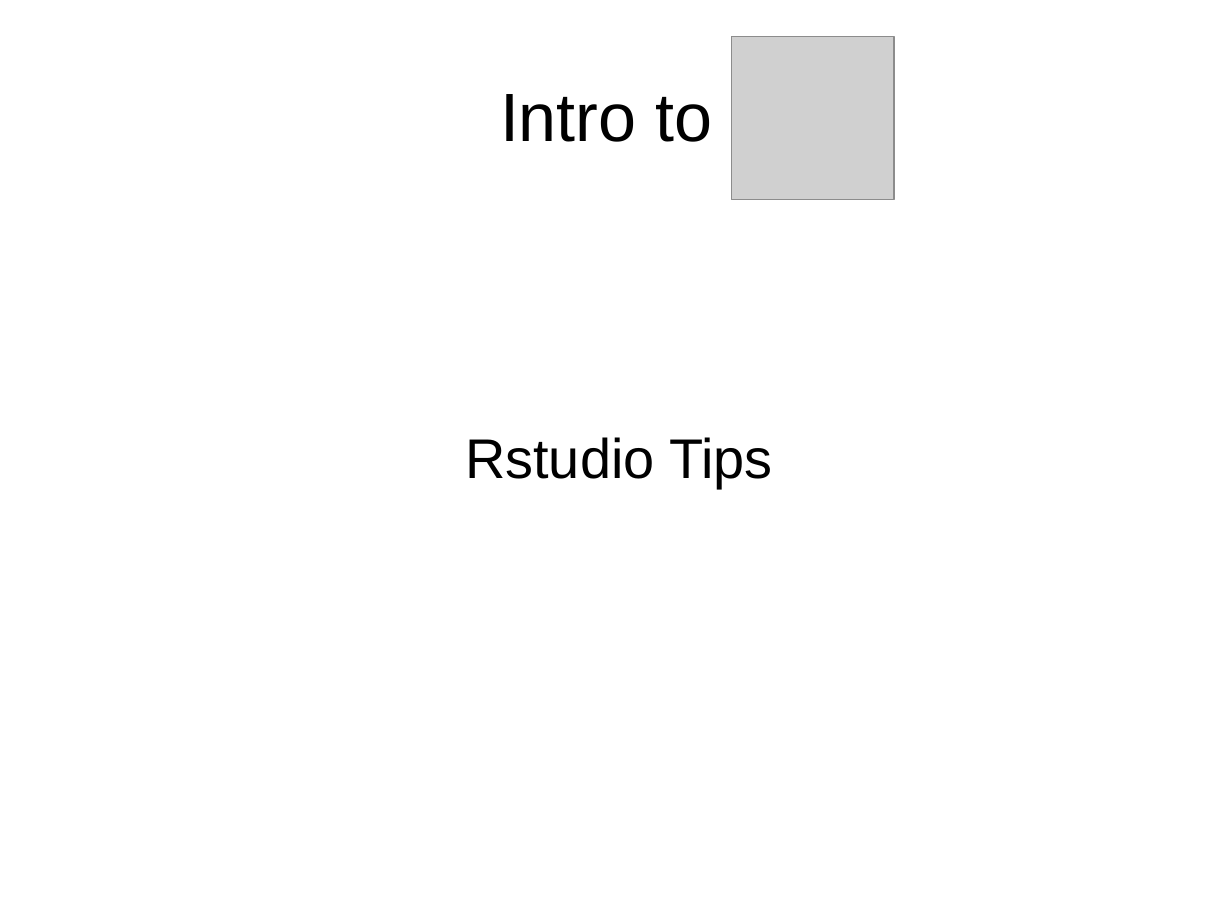
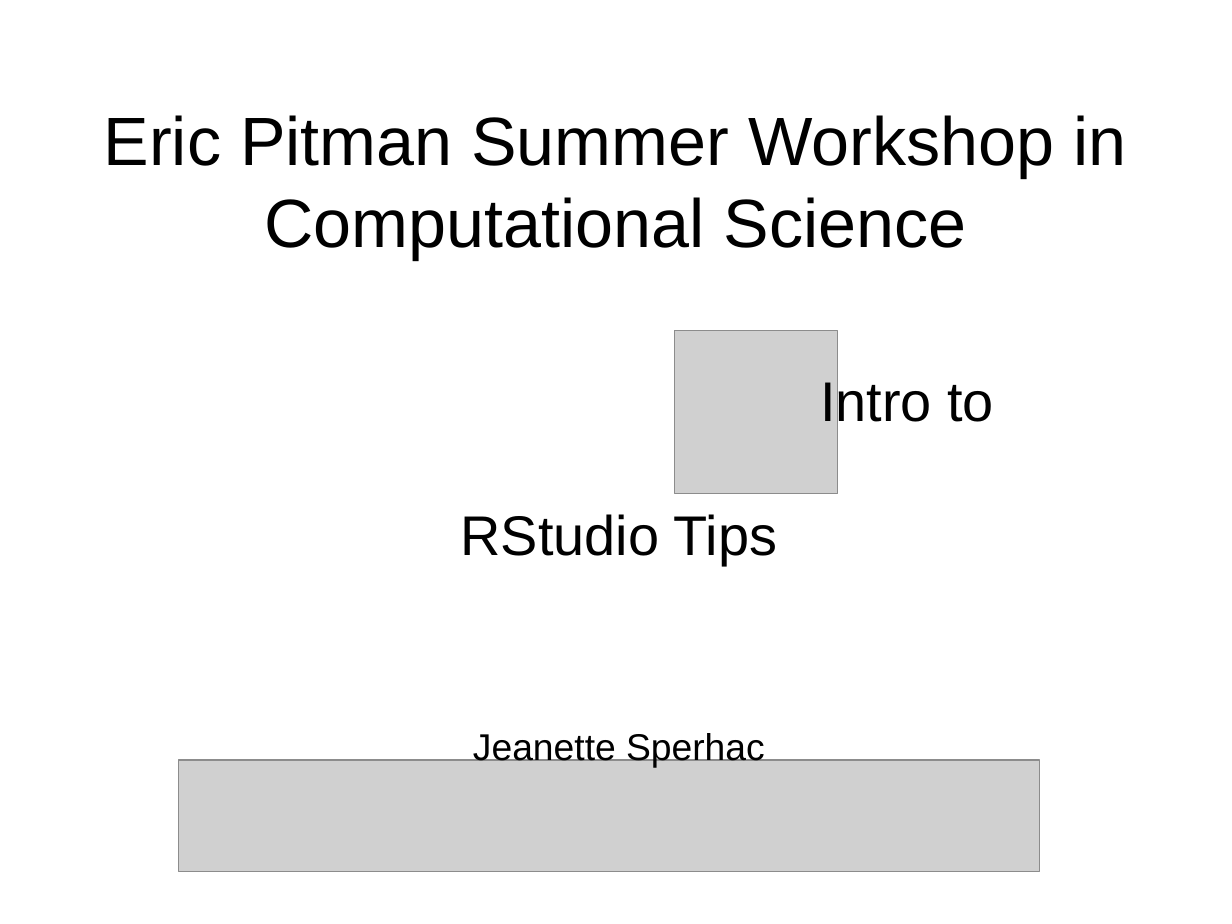
Before and after one commit to ubccr/hsws, a slide deck: slide 1 of slides/RStudio-basics.odp (slide 2 before the commit). Drawn at 1232x924 pixels with LibreOffice and Linux fonts; fonts in the diff are those of the drawing; grey boxes stand for pictures. Boxes give left, top, right and bottom in pixels: in the first picture for what was removed or moved away, otherwise in the second. Text is boxed around its words. In the diff, an @@ line names an element or a change of style, - is before the commit and + after.

Commit message:
Initial modifications for 2014 workshop materials

```diff
--- a/slides/RStudio-basics.odp
+++ b/slides/RStudio-basics.odp
@@ title added at (104,115,1126,260), 44 pt, text #000000 @@
+Eric Pitman Summer Workshop in Computational Science
@@ title removed at (500,94,712,142) @@
-Intro to
@@ picture: place and size @@
-picture at (731,37,894,200)
+picture at (675,331,838,494)
@@ text at (461,377,994,768): text changed @@
-Rstudio Tips
+Intro to
+RStudio Tips
+Jeanette Sperhac
@@ picture added at (179,760,1040,872) @@
```
Also in this commit, not shown: 1 slide added, 2 slides removed, 28 other files.
